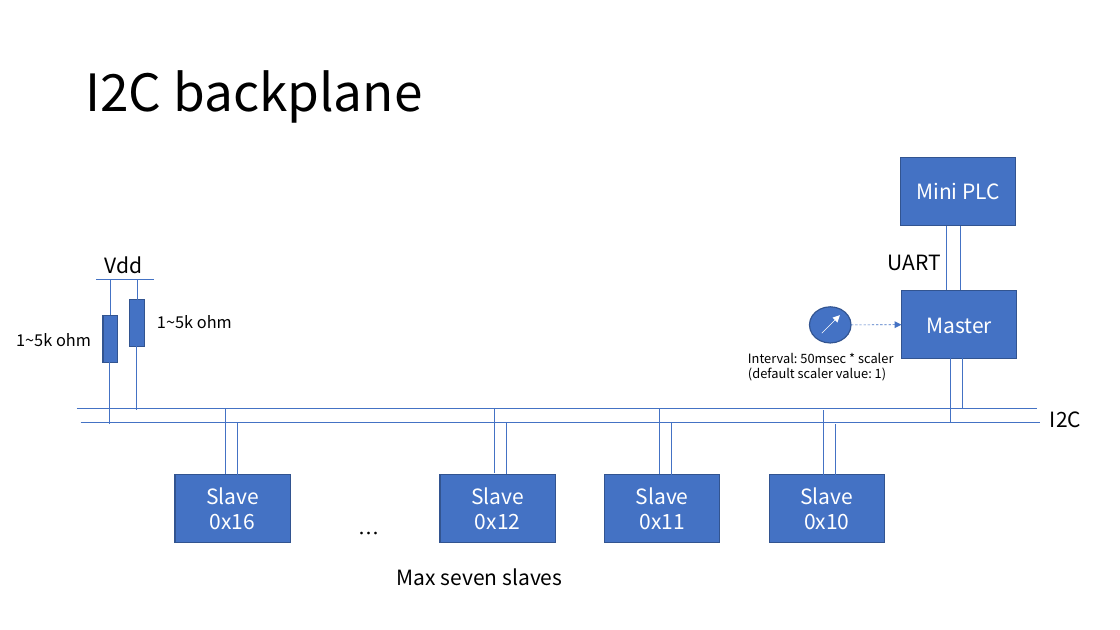
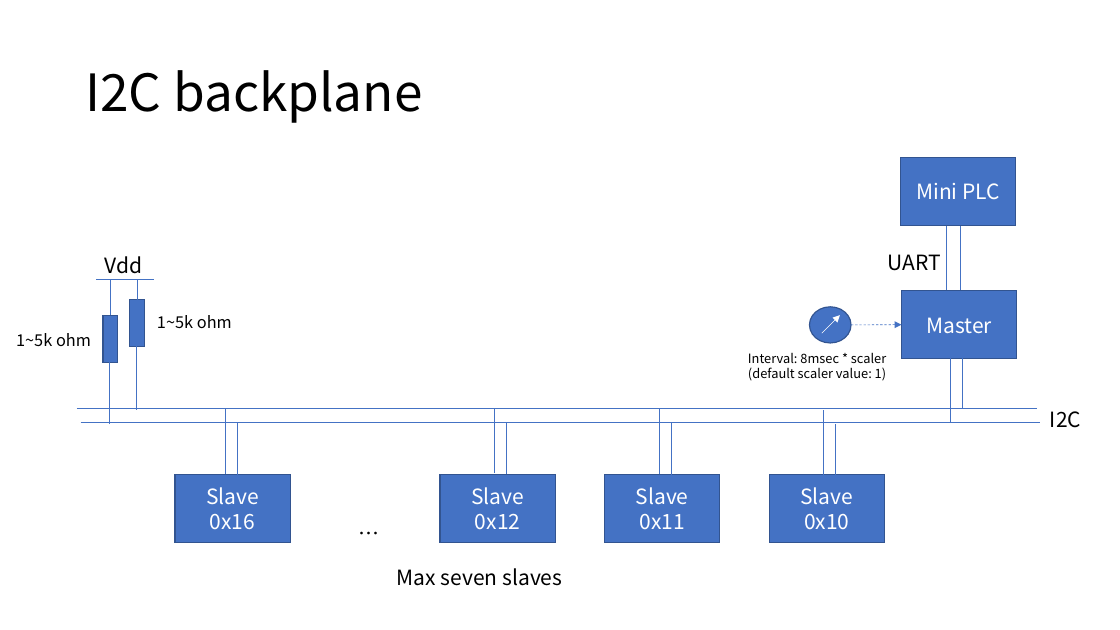
Before and after one commit to araobp/sensor-network, a slide deck: slide 3 of doc/I2C_BACKPLANE_SPEC.pptx. Drawn at 1120x630 pixels with LibreOffice and Linux fonts; fonts in the diff are those of the drawing. Boxes give left, top, right and bottom in pixels: in the first picture for what was removed or moved away, otherwise in the second. Text is boxed around its words. In the diff, an @@ line names an element or a change of style, - is before the commit and + after.

Commit message:
Backplane master's baud rate to 115200

```diff
--- a/doc/I2C_BACKPLANE_SPEC.pptx
+++ b/doc/I2C_BACKPLANE_SPEC.pptx
@@ text at [748,352,886,363]: text changed @@
-Interval: 50msec * scaler
+Interval: 8msec * scaler
```
Also in this commit, not shown: 2 other slides changed, 1 slide removed, 14 other files.
